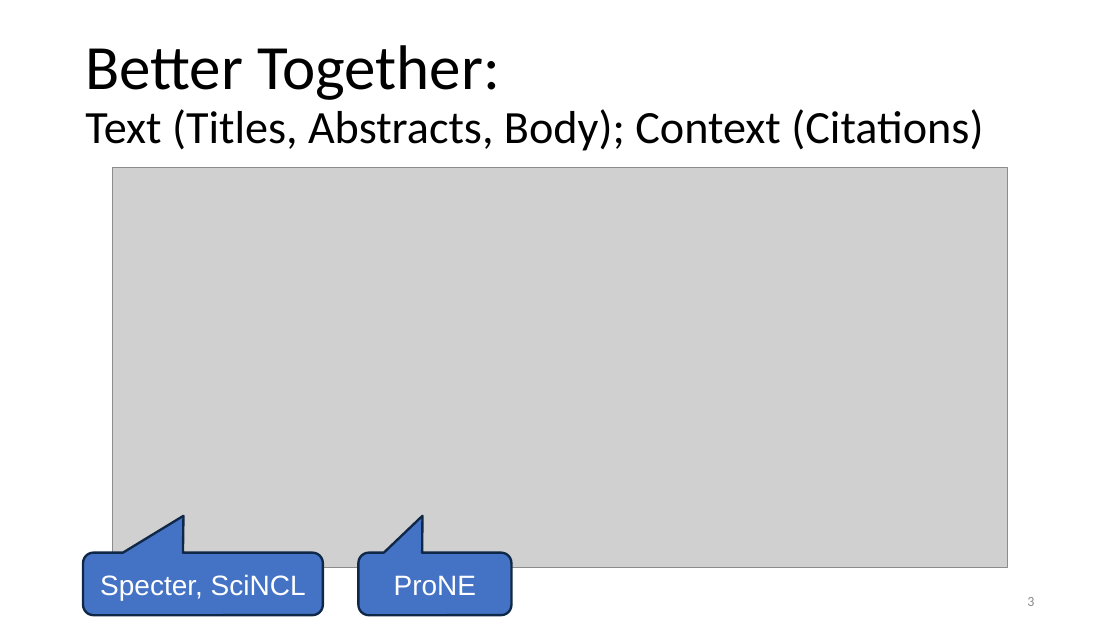
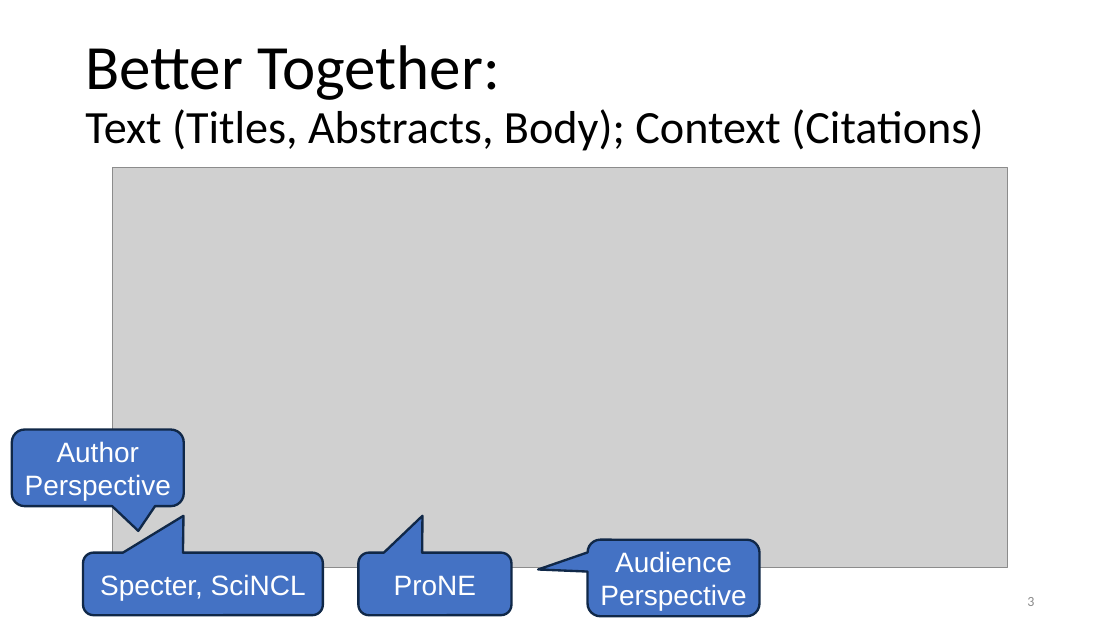
Before and after one commit to kwchurch/JSALT_Better_Together, a slide deck: slide 3 of slides/final_presentation/conclusions2.pptx. Drawn at 1120x630 pixels with LibreOffice and Linux fonts; fonts in the diff are those of the drawing; grey boxes stand for pictures. Boxes give left, top, right and bottom in pixels: in the first picture for what was removed or moved away, otherwise in the second. Text is boxed around its words. In the diff, an @@ line names an element or a change of style, - is before the commit and + after.

Commit message:
slides

```diff
--- a/slides/final_presentation/conclusions2.pptx
+++ b/slides/final_presentation/conclusions2.pptx
@@ rounded speech box added at [12,429,184,506], fill #4472C4, outline #102848 2 pt, 24 pt, text #FFFFFF @@
+Author Perspective
@@ rounded speech box added at [587,539,760,616], fill #4472C4, outline #102848 2 pt, 24 pt, text #FFFFFF @@
+Audience Perspective
```
